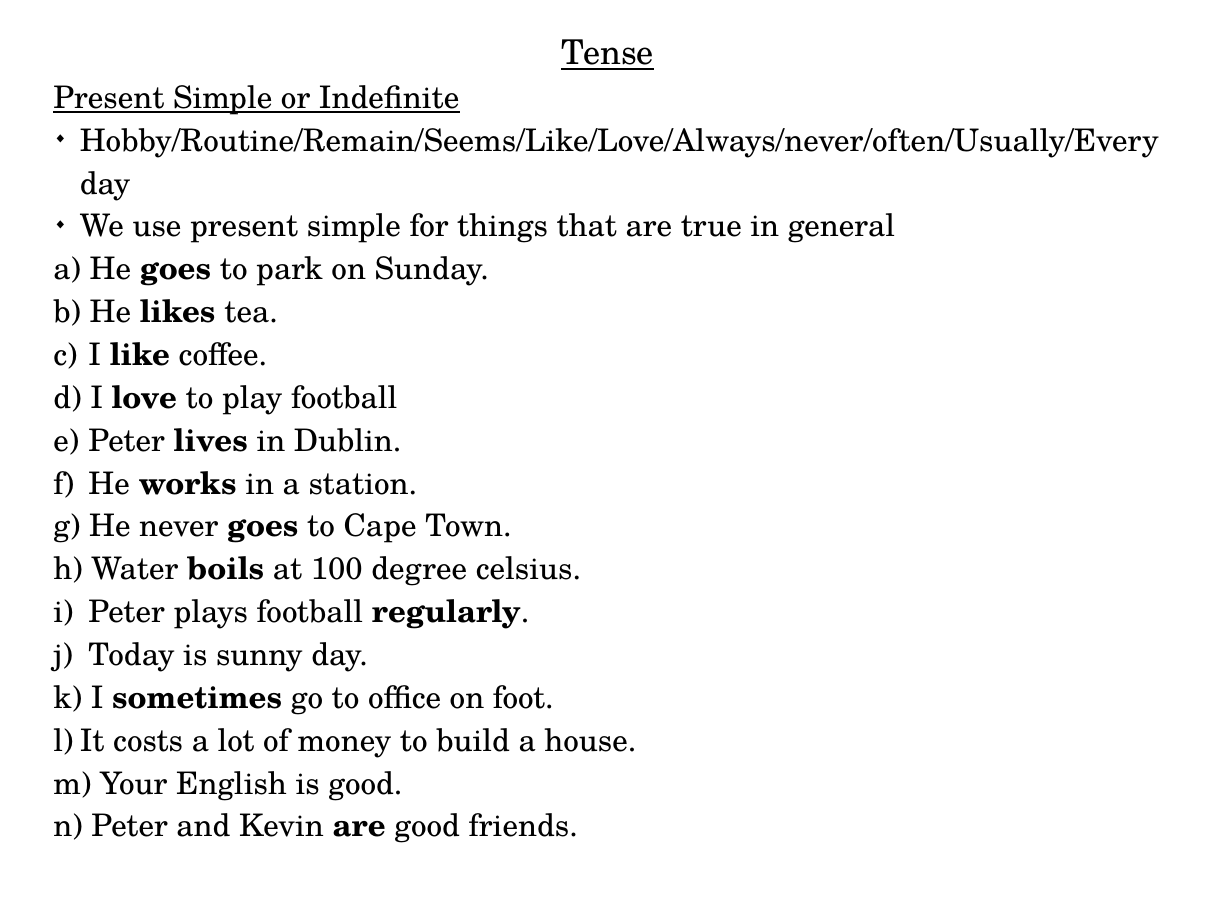
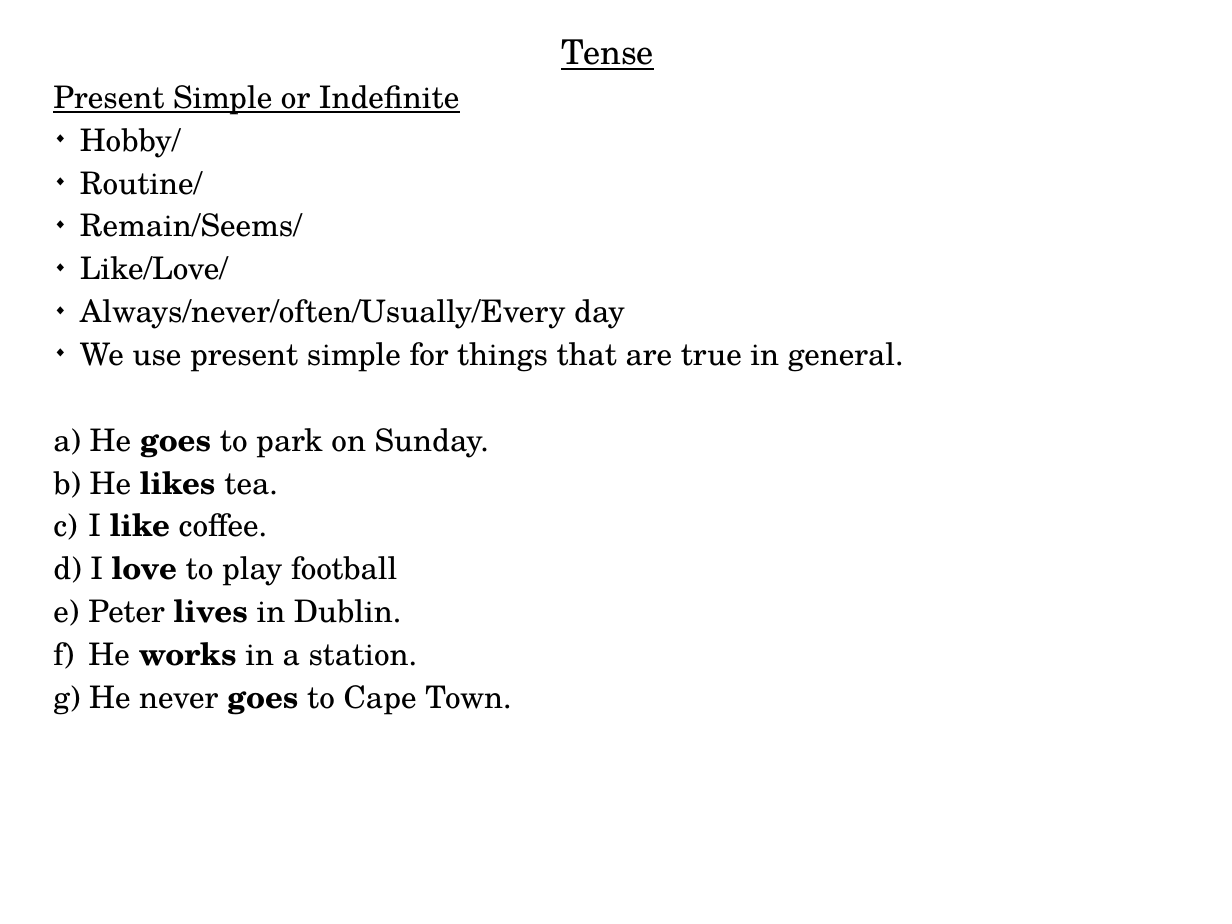
Before and after one commit to ADILp6/IBIT, a slide deck: slide 18 of Sunday_Tuesday_Thursday/Class_6_17_February_2019/Lecture.odp. Drawn at 1232x924 pixels with LibreOffice and Linux fonts; fonts in the diff are those of the drawing. Boxes give left, top, right and bottom in pixels: in the first picture for what was removed or moved away, otherwise in the second. Text is boxed around its words. In the diff, an @@ line names an element or a change of style, - is before the commit and + after.

```diff
--- a/Sunday_Tuesday_Thursday/Class_6_17_February_2019/Lecture.odp
+++ b/Sunday_Tuesday_Thursday/Class_6_17_February_2019/Lecture.odp
@@ text in free at <box>80,128,904,372</box>: text changed @@
-◆ Hobby/Routine/Remain/Seems/Like/Love/Always/never/often/Usually/Every day
-◆ We use present simple for things that are true in general
+◆ Hobby/
+◆ Routine/
+◆ Remain/Seems/
+◆ Like/Love/
+◆ Always/never/often/Usually/Every day
+◆ We use present simple for things that are true in general.
@@ text in free at <box>80,556,636,843</box>: paragraphs removed @@
-h) Water boils at 100 degree celsius.
-i) Peter plays football regularly.
-j) Today is sunny day.
-k) I sometimes go to office on foot.
-l) It costs a lot of money to build a house.
-m) Your English is good.
-n) Peter and Kevin are good friends.
```
Also in this commit, not shown: 2 other slides changed, 10 slides added, 3 other files.
